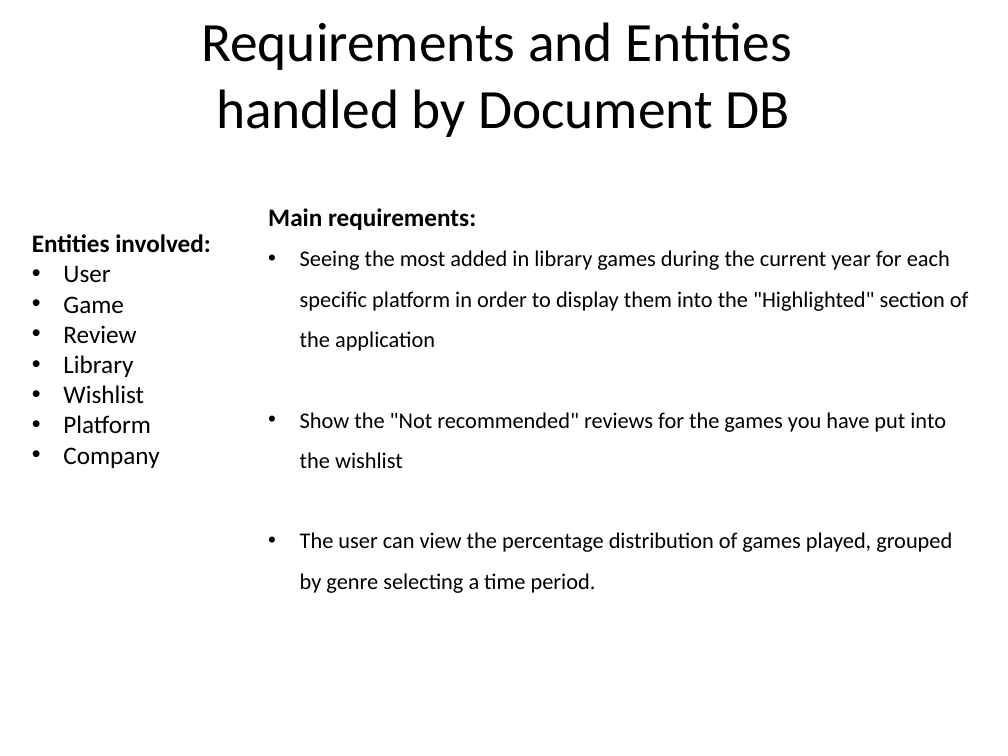
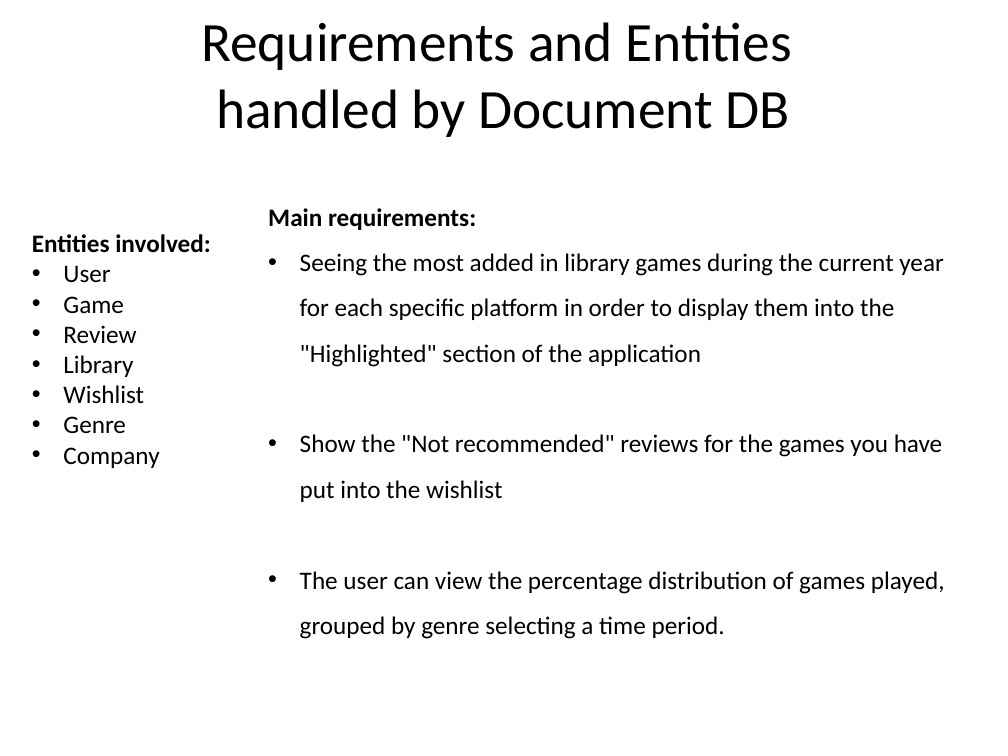
Before and after one commit to lorenzoceccanti/pixelindex, a slide deck: slide 6 of Preliminary Presentation.pptx. Drawn at 1008x756 pixels with LibreOffice and Linux fonts; fonts in the diff are those of the drawing; background and template pictures are left out. Boxes give left, top, right and bottom in pixels: in the first picture for what was removed or moved away, otherwise in the second. Text is boxed around its words. In the diff, an @@ line names an element or a change of style, - is before the commit and + after.

Commit message:
Added reviews text to presentation

```diff
--- a/Preliminary Presentation.pptx
+++ b/Preliminary Presentation.pptx
@@ text at (300, 253, 945, 639): size 16 to 18 pt @@
@@ text at (63, 416, 126, 433): text changed @@
-• Platform
+• Genre
```
Also in this commit, not shown: 5 other slides changed.
